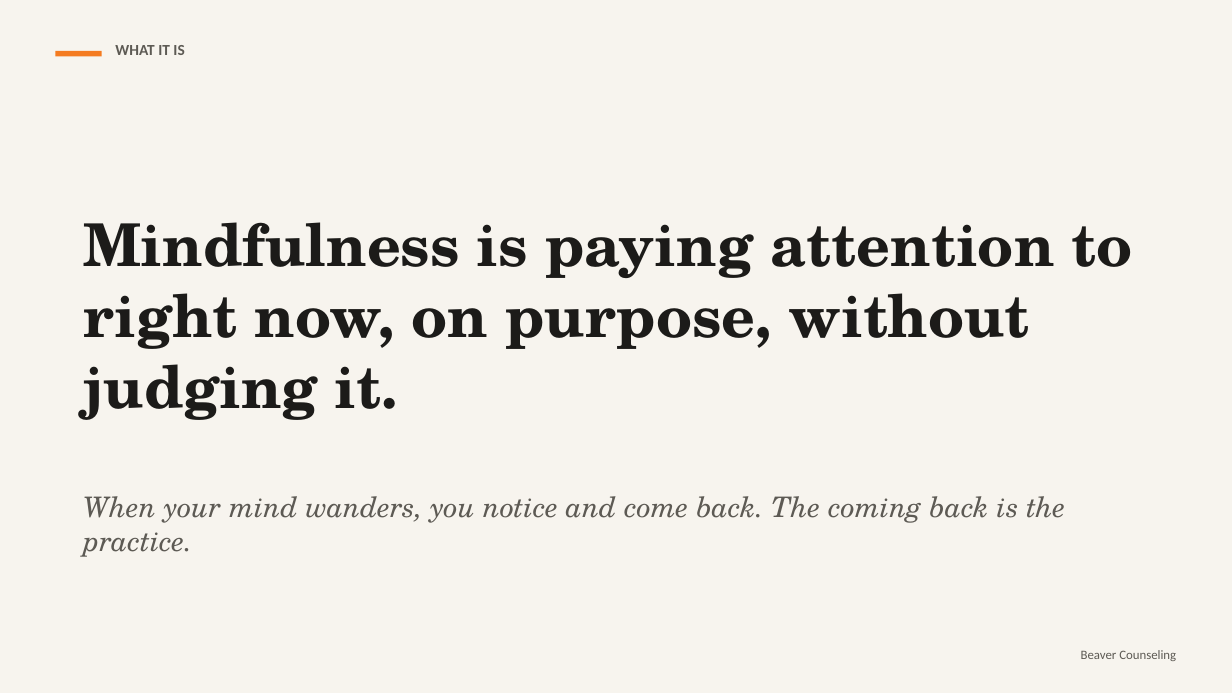
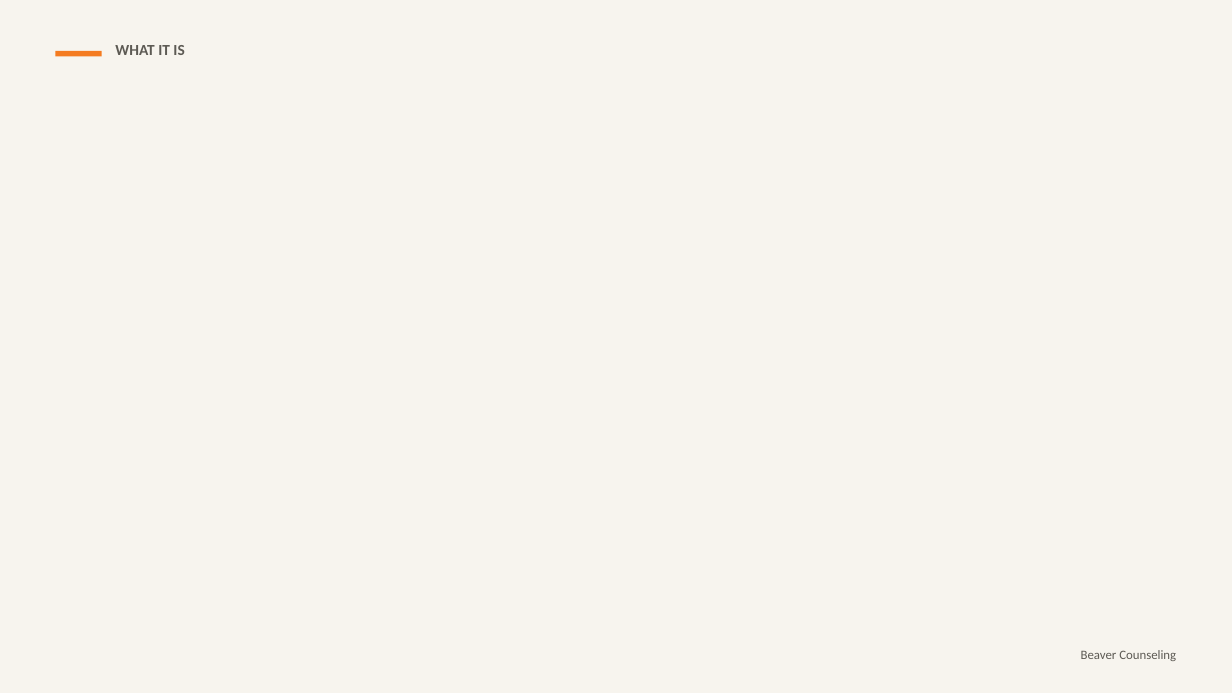
Before and after one commit to rmwtoolkit/bcds-toolkit, a slide deck: slide 6 of decks/train-your-attention-lesson-v2.pptx (slide 4 before the commit). Drawn at 1232x693 pixels with LibreOffice and Linux fonts; fonts in the diff are those of the drawing; background and template pictures are left out. Boxes give left, top, right and bottom in pixels: in the first picture for what was removed or moved away, otherwise in the second. Text is boxed around its words. In the diff, an @@ line names an element or a change of style, - is before the commit and + after.

```diff
--- a/decks/train-your-attention-lesson-v2.pptx
+++ b/decks/train-your-attention-lesson-v2.pptx
@@ text removed at bbox=[83, 222, 1132, 420] @@
-Mindfulness is paying attention to right now, on purpose, without judging it.
@@ text removed at bbox=[83, 496, 1065, 557] @@
-When your mind wanders, you notice and come back. The coming back is the practice.
```
Also in this commit, not shown: 8 other slides changed, 19 slides added, 3 slides removed, 2 other files.
